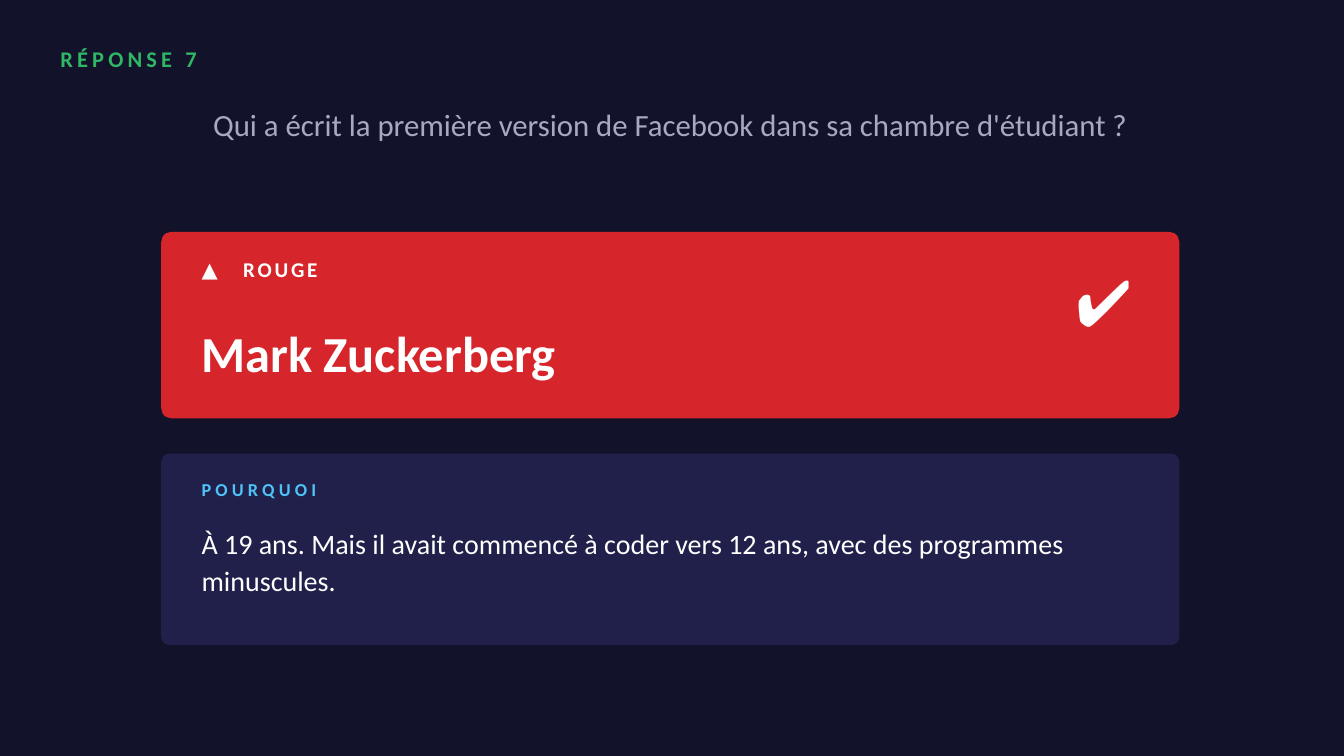
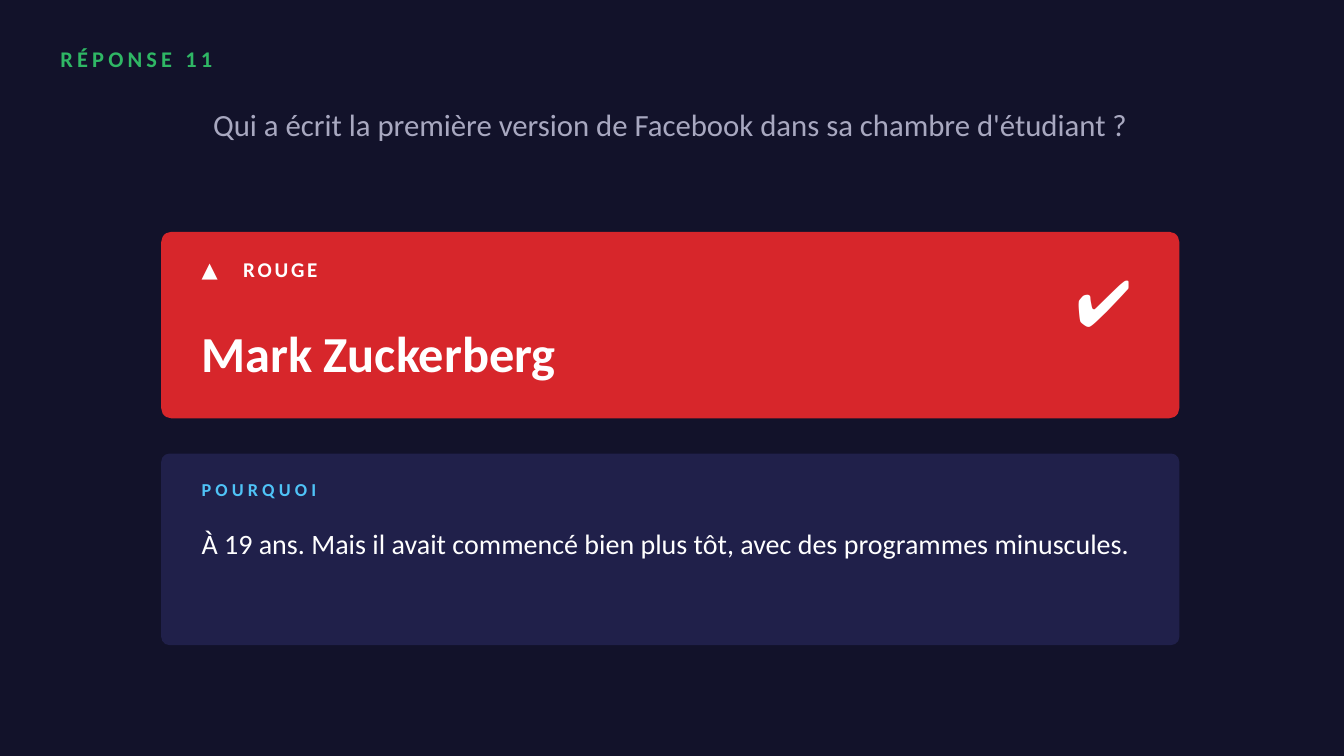
Before and after one commit to koffipierredamien/python-learning, a slide deck: slide 23 of 2-seances/S02-premier-contact/a-projeter/quiz-seance-1.pptx (slide 15 before the commit). Drawn at 1344x756 pixels with LibreOffice and Linux fonts; fonts in the diff are those of the drawing. Boxes give left, top, right and bottom in pixels: in the first picture for what was removed or moved away, otherwise in the second. Text is boxed around its words. In the diff, an @@ line names an element or a change of style, - is before the commit and + after.

```diff
--- a/2-seances/S02-premier-contact/a-projeter/quiz-seance-1.pptx
+++ b/2-seances/S02-premier-contact/a-projeter/quiz-seance-1.pptx
@@ text at (x1=60, y1=48, x2=212, y2=67): text changed @@
-RÉPONSE 7
+RÉPONSE 11
@@ text at (x1=202, y1=531, x2=1129, y2=559): text changed @@
-À 19 ans. Mais il avait commencé à coder vers 12 ans, avec des programmes minuscules.
+À 19 ans. Mais il avait commencé bien plus tôt, avec des programmes minuscules.
```
Also in this commit, not shown: 19 other slides changed, 8 slides added, 8 slides removed, 5 other files.
